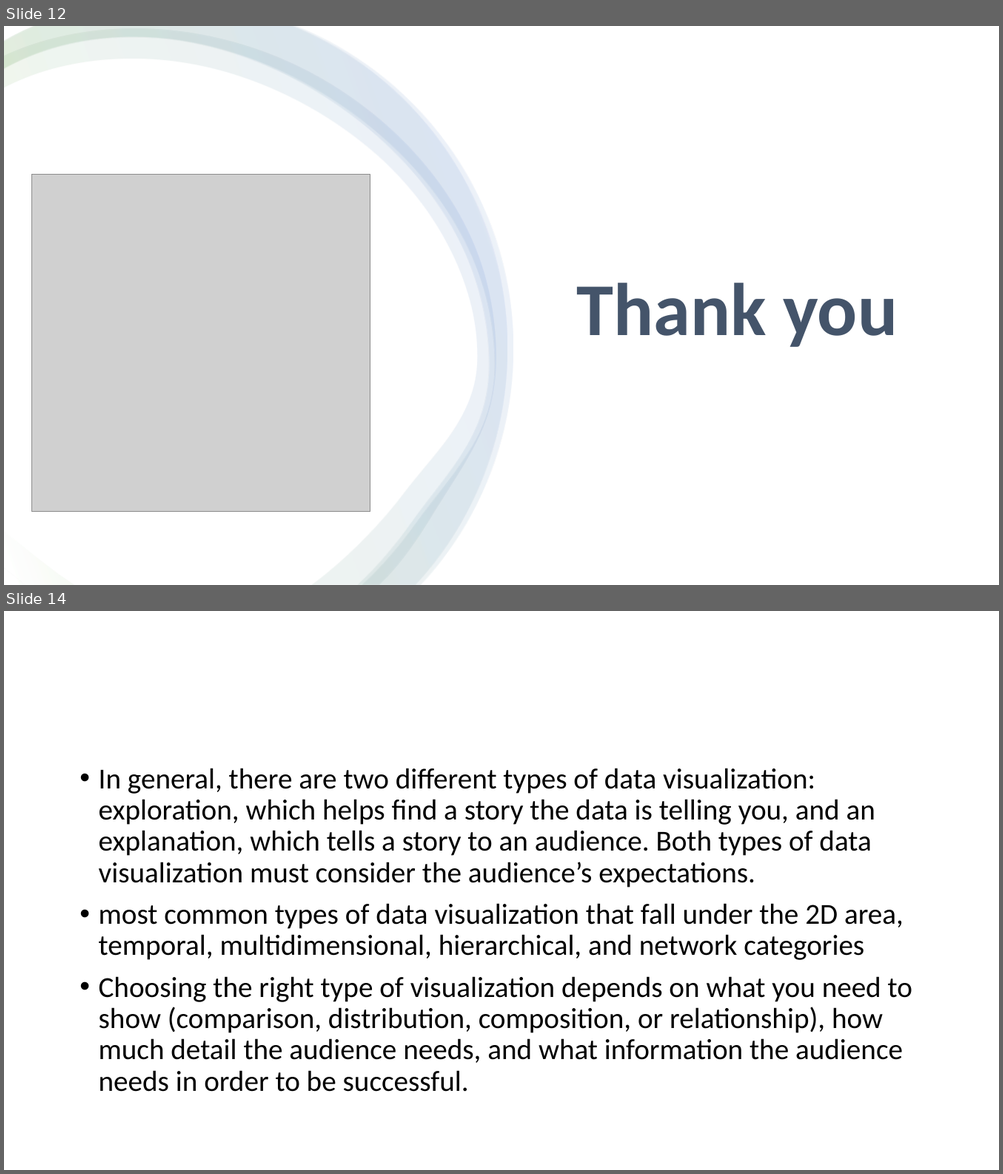
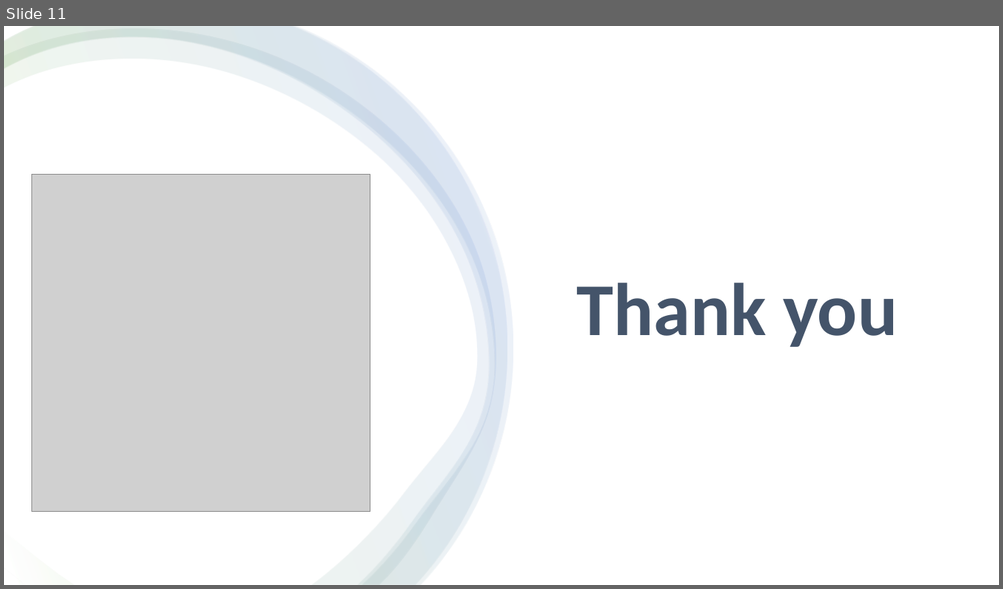
Before and after one commit to maulik438/data_visualization, a slide deck: ppt/data_visualization.pptx. Shown one above the other, each under a label of ours: slides 12 and 14 before the commit, slide 11 after it; the slides between them are not shown. The pictures are 1003x1174 and 1003x589 pixels, drawn with LibreOffice and Linux fonts; fonts in the diff are those of the drawing; grey boxes stand for pictures. Boxes give left, top, right and bottom in pixels: in the first picture for what was removed or moved away, otherwise in the second. Text is boxed around its words. In the diff, an @@ line names an element or a change of style, - is before the commit and + after.

```diff
--- a/ppt/data_visualization.pptx
+++ b/ppt/data_visualization.pptx
@@ slide 14 removed at bbox=[4, 611, 999, 1170], background #FFFFFF @@
@@ text removed at bbox=[99, 768, 912, 1092] @@
-• In general, there are two different types of data visualization: exploration, which helps find a story the data is telling you, and an explanation, which tells a story to an audience. Both types of data visualization must consider the audience’s expectations.
-• most common types of data visualization that fall under the 2D area, temporal, multidimensional, hierarchical, and network categories
-• Choosing the right type of visualization depends on what you need to show (comparison, distribution, composition, or relationship), how much detail the audience needs, and what information the audience needs in order to be successful.
@@ what was slide 12 is now slide 11 @@
```
Also in this commit, not shown: 3 slides changed, 4 other slides removed.
